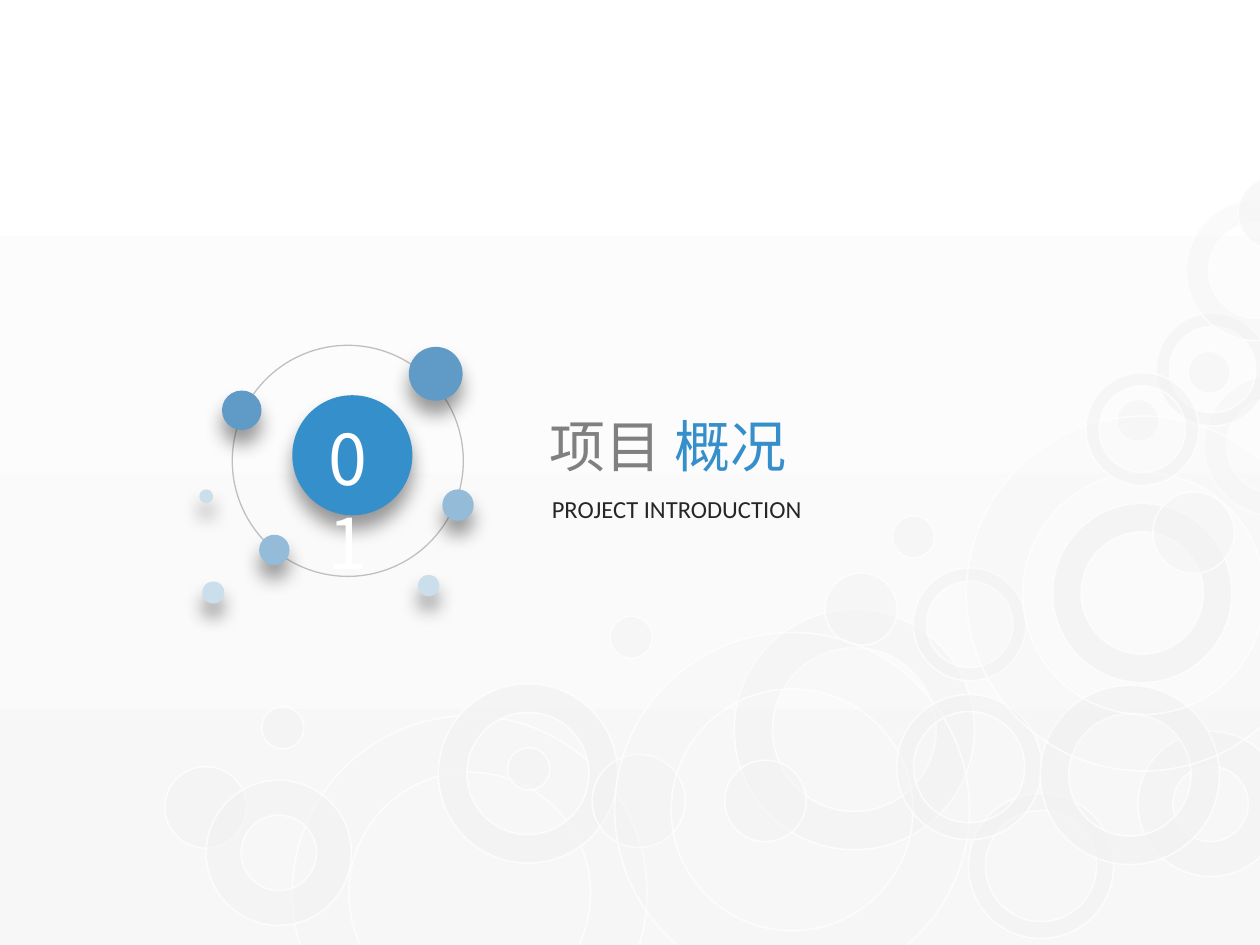
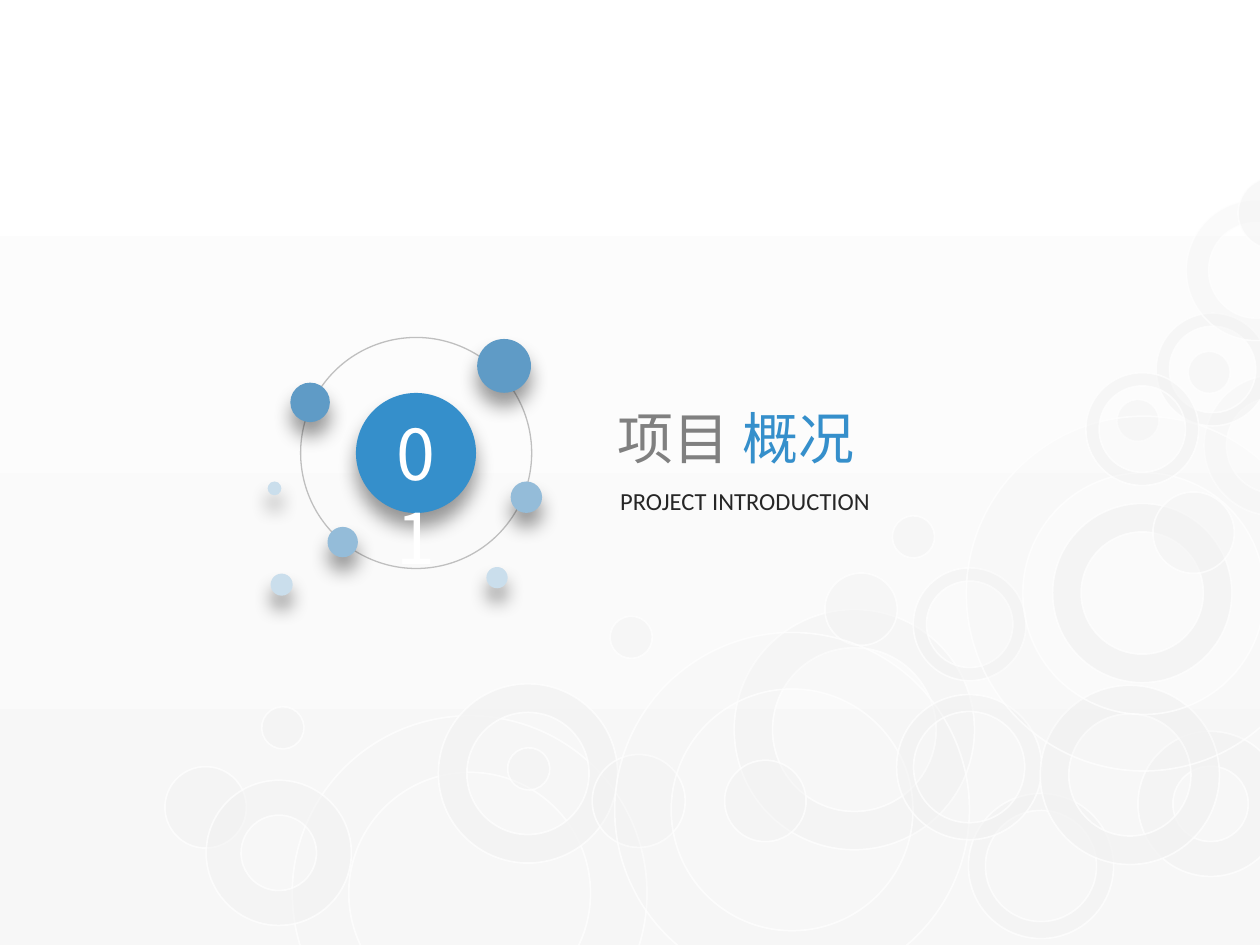
Before and after one commit to watermoonlx/presentation, a slide deck: slide 3 of [PO]PR Approval Control Panel.pptx. Drawn at 1260x945 pixels with LibreOffice and Linux fonts; fonts in the diff are those of the drawing. Boxes give left, top, right and bottom in pixels: in the first picture for what was removed or moved away, otherwise in the second. Text is boxed around its words. In the diff, an @@ line names an element or a change of style, - is before the commit and + after.

```diff
--- a/[PO]PR Approval Control Panel.pptx
+++ b/[PO]PR Approval Control Panel.pptx
@@ 3 ellipses, 1 text: place and size @@
-3 ellipses, 1 text at bbox=[232, 345, 462, 576]
+3 ellipses, 1 text at bbox=[301, 338, 532, 568]
@@ ellipse: place and size @@
-ellipse at bbox=[292, 396, 412, 515]
+ellipse at bbox=[355, 393, 475, 513]
@@ 5 ellipses, 2 texts: place and size @@
-5 ellipses, 2 texts at bbox=[199, 391, 802, 604]
+5 ellipses, 2 texts at bbox=[267, 383, 870, 596]
```
Also in this commit, not shown: 14 other slides changed, 12 slides added, 26 slides removed, 14 other files.
